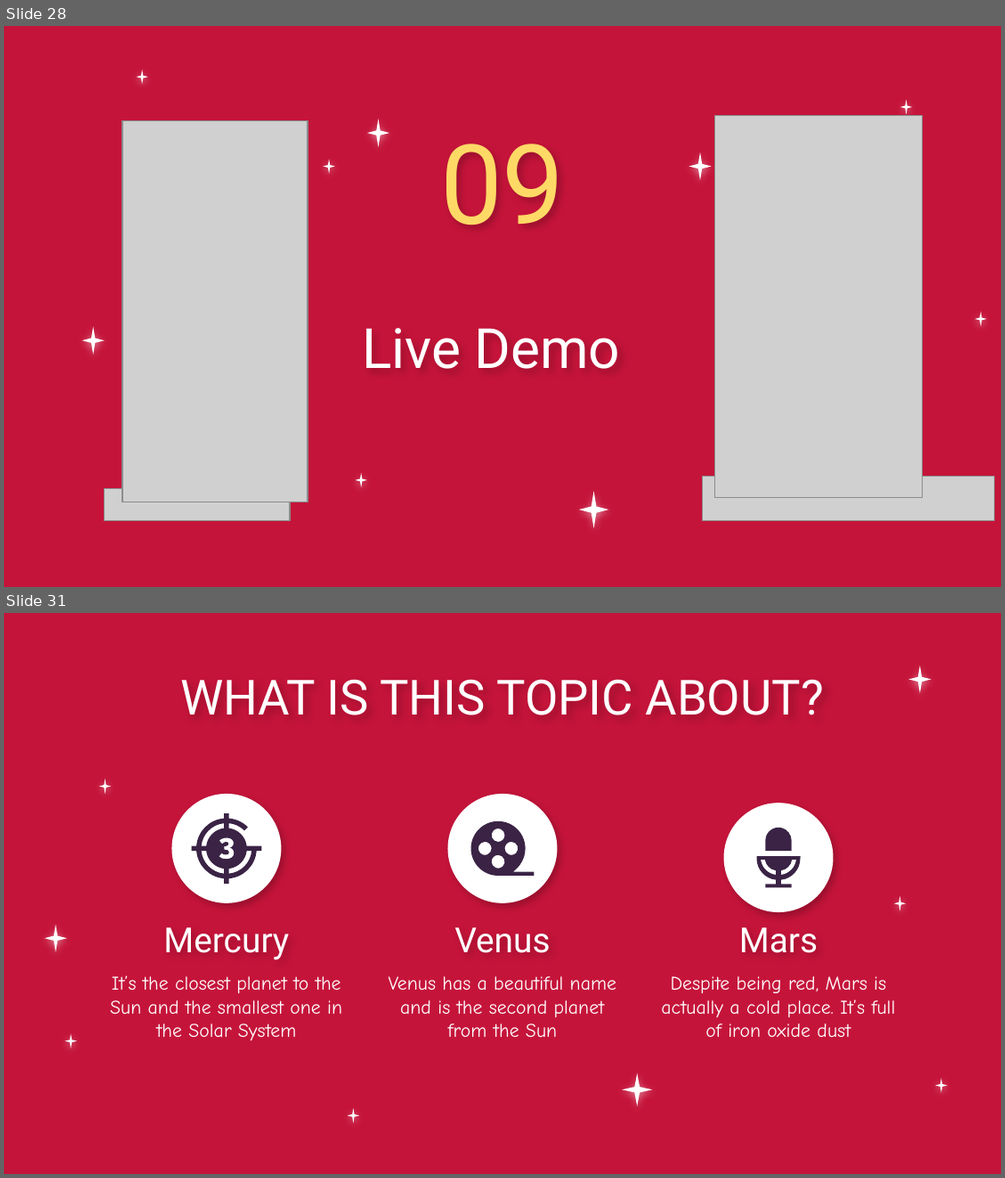
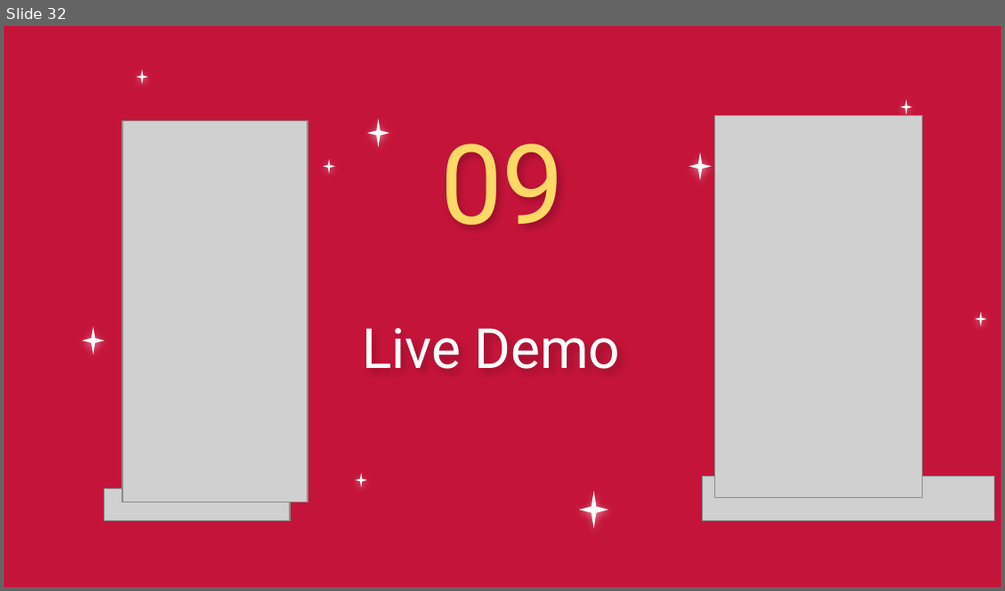
Before and after one commit to MiraPhilip12/Graduation_Project_ESLSCA, a slide deck: Milestone 4/Graduation_Project_Milestone4.pptx. Shown one above the other, each under a label of ours: slides 28 and 31 before the commit, slide 32 after it; the slides between them are not shown. The pictures are 1005x1178 and 1005x591 pixels, drawn with LibreOffice and Linux fonts; fonts in the diff are those of the drawing; grey boxes stand for pictures; background and template pictures are left out. Boxes give left, top, right and bottom in pixels: in the first picture for what was removed or moved away, otherwise in the second. Text is boxed around its words. In the diff, an @@ line names an element or a change of style, - is before the commit and + after.

```diff
--- a/Milestone 4/Graduation_Project_Milestone4.pptx
+++ b/Milestone 4/Graduation_Project_Milestone4.pptx
@@ slide 31 removed at [4,613,1001,1174], background picture (left out) @@
@@ title removed at [180,679,824,715] @@
-WHAT IS THIS TOPIC ABOUT?
@@ ellipse removed at [171,794,281,903] @@
@@ ellipse removed at [447,794,558,903] @@
@@ freeform shape removed at [192,813,261,884] @@
@@ freeform shape removed at [470,821,534,876] @@
@@ ellipse removed at [724,803,833,912] @@
@@ freeform shape removed at [766,827,792,852] @@
@@ freeform shape removed at [757,856,801,888] @@
@@ title removed at [163,927,289,960] @@
-Mercury
@@ title removed at [454,927,550,953] @@
-Venus
@@ title removed at [739,927,817,953] @@
-Mars
@@ subtitle removed at [110,975,342,1041] @@
-It’s the closest planet to the Sun and the smallest one in the Solar System
@@ subtitle removed at [388,976,616,1037] @@
-Venus has a beautiful name and is the second planet from the Sun
@@ subtitle removed at [661,976,896,1037] @@
-Despite being red, Mars is actually a cold place. It’s full of iron oxide dust
@@ group removed at [45,665,947,1123]: 8 stars @@
@@ what was slide 28 is now slide 32 @@
```
Also in this commit, not shown: 4 slides added, 6 other slides removed.
